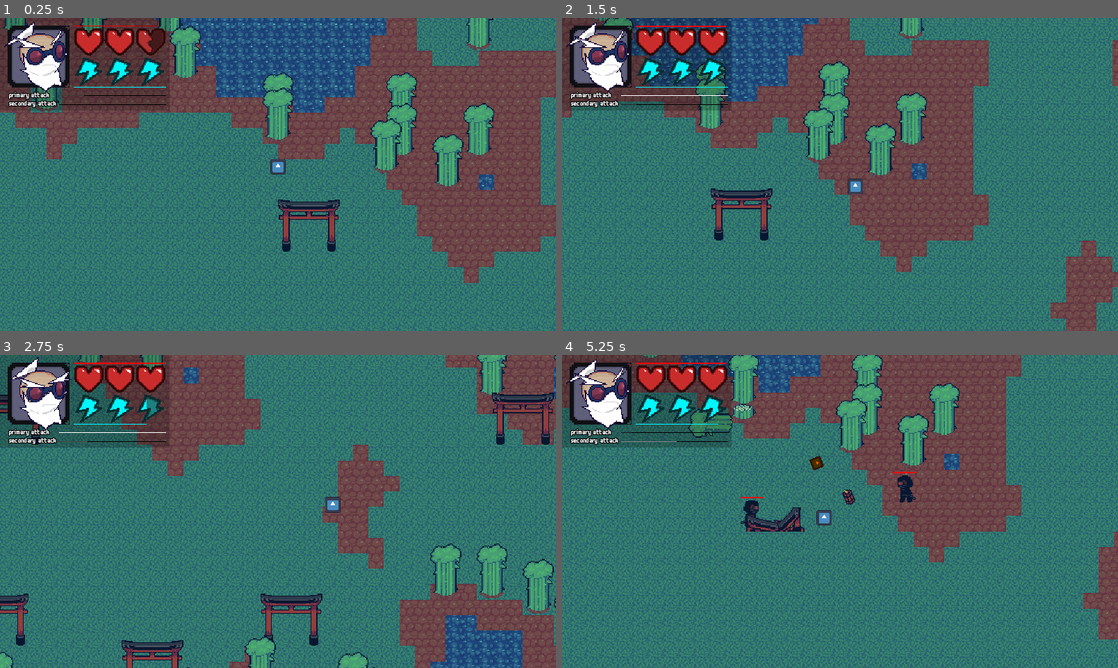
Above: before the commit, frames 1-4 (two rows, left to right).
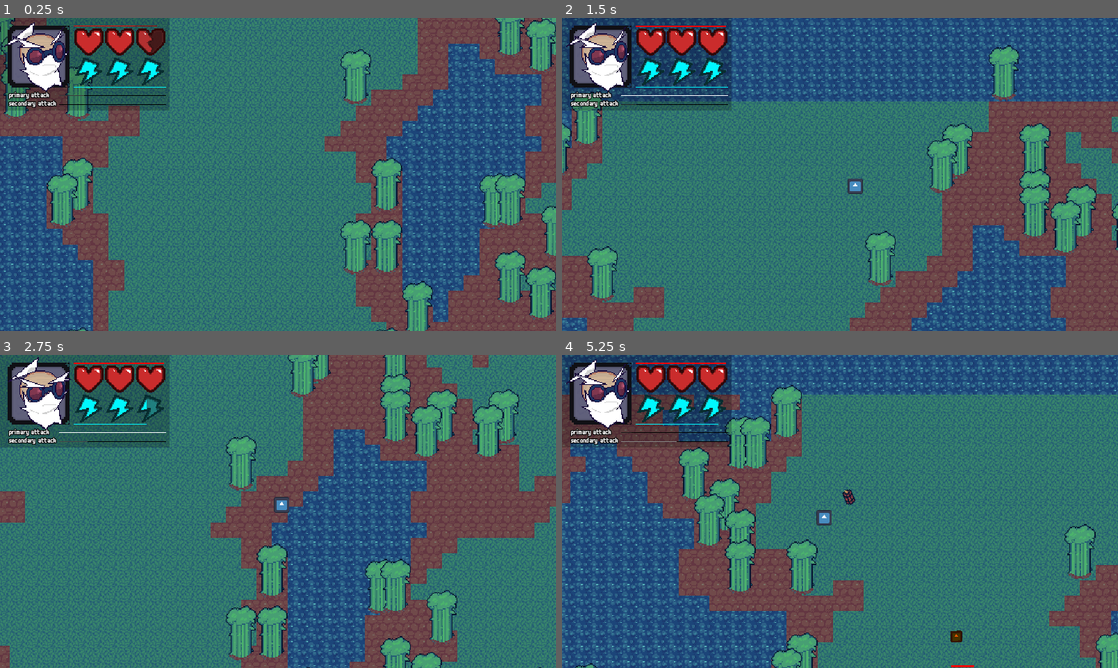
Above: after the commit, the same moments.

Repository: slotling/collateral-damage-gwj71
Game: Godot game, scene res://Scenes/Root/world.tscn
Two runs of this game, one before a commit and one after it. Both use one fixed random seed, a clock stepped at 60 frames per second and the inputs below. The engine's default icon, where the game draws it, is replaced by a stand-in: a white triangle on a blue panel in a dark square.
Inputs (mouse positions are in pixels of both pictures, inside the frame that each line leads up to):
- Up to frame 1 (0.25 s): no input
- Up to frame 2 (1.5 s): move the mouse to (962, 158) at 0.52 s; hold D (right) 0.53-1.28 s; click (962, 158) at 0.6 s; move the mouse to (728, 190) at 1.27 s; hold S (backward) from 1.28 s (still down); right-click (728, 190) at 1.35 s
- Up to frame 3 (2.75 s): move the mouse to (333, 442) at 2.02 s; release S (backward) at 2.03 s; hold D (right) from 2.03 s (still down); hold Shift (run) from 2.03 s (still down)
- Up to frame 4 (5.25 s): move the mouse to (812, 574) at 2.77 s; release D (right) at 2.78 s; release Shift (run) at 2.78 s; hold W (forward) 2.78-3.53 s; click (812, 574) at 2.85 s; move the mouse to (1006, 558) at 3.52 s; hold A (left) 3.53-5.03 s; right-click (1006, 558) at 3.6 s; move the mouse to (673, 464) at 4.27 s; tap Shift (run) at 4.35 s; move the mouse to (867, 511) at 5.02 s; hold S (backward) from 5.03 s (still down); click (867, 511) at 5.1 s

The runs differ from the first frame. In frame 1, 62% of the frame differs, in the area x 0-100%, y 0-100%; in frame 2, 55%; in frame 3, 58%; in frame 4, 61%.

Commit message:
OPTIMIZATION

Diff:
--- a/Resources/Tilesets/MainTileset.tres
+++ b/Resources/Tilesets/MainTileset.tres
@@ -1,8 +1,22 @@
-[gd_resource type="TileSet" load_steps=7 format=3 uid="uid://ceesdgnytboj8"]
+[gd_resource type="TileSet" load_steps=8 format=3 uid="uid://ceesdgnytboj8"]
 
 [ext_resource type="Texture2D" uid="uid://qwjb26svp7gc" path="res://Assets/Textures/NyomSprites.png" id="1_t2ng3"]
 [ext_resource type="Texture2D" uid="uid://bc87wc7sxfayf" path="res://Assets/Textures/water_tile.png" id="2_yjc13"]
 [ext_resource type="Texture2D" uid="uid://dy2punu48a7dr" path="res://Assets/Textures/dirt_tile.png" id="3_4g30n"]
+
+[sub_resource type="TileSetAtlasSource" id="TileSetAtlasSource_xo5gp"]
+texture = ExtResource("2_yjc13")
+texture_region_size = Vector2i(32, 32)
+0:0/animation_columns = 5
+0:0/animation_speed = 10.0
+0:0/animation_frame_0/duration = 1.0
+0:0/animation_frame_1/duration = 1.0
+0:0/animation_frame_2/duration = 1.0
+0:0/animation_frame_3/duration = 1.0
+0:0/animation_frame_4/duration = 1.0
+0:0/0 = 0
+0:0/0/physics_layer_0/linear_velocity = Vector2(0, 0)
+0:0/0/physics_layer_0/angular_velocity = 0.0
 
 [sub_resource type="TileSetAtlasSource" id="TileSetAtlasSource_rt2dc"]
 texture = ExtResource("1_t2ng3")
@@ -40,3 +54,4 @@
 sources/3 = SubResource("TileSetAtlasSource_rt2dc")
 sources/4 = SubResource("TileSetAtlasSource_fccle")
 sources/5 = SubResource("TileSetAtlasSource_oxf81")
+sources/0 = SubResource("TileSetAtlasSource_xo5gp")
--- a/Scenes/Entities/enemy.tscn
+++ b/Scenes/Entities/enemy.tscn
@@ -101,7 +101,6 @@
 health = 50
 max_health = 50
 regen = true
-seconds_to_regen = 5.0
 show_bar = true
 
 [node name="MovementHandler" parent="." instance=ExtResource("3_od5h0")]
--- a/Scenes/Generation/terrain.gd
+++ b/Scenes/Generation/terrain.gd
@@ -23,12 +23,14 @@
 const tile_source = [
 	4, # water tile
 	5, # dirt tile
-	3 # grass tile
+	3, # grass tile
+	0 # no collide water
 ]
 const tile_atlas_coords = [
 	Vector2(0, 0),
 	Vector2(0, 0),
-	Vector2(3, 7)
+	Vector2(3, 7),
+	Vector2(0, 0),
 ]
 
 func _ready():
@@ -77,7 +79,11 @@
 func generate_initial():
 	for x in range(size.x+border_width*2):
 		for y in range(size.y+border_width*2):
-			generate_tile(0, x-border_width, y-border_width)
+			generate_tile(3, x-border_width, y-border_width)
+
+	for x in range(size.x+1):
+		for y in range(size.y+1):
+			generate_tile(0, x-1, y-1)
 
 var navigation_vertices = []
 
@@ -88,6 +94,8 @@
 	tilemap.set_cell(0, tilepos, tile_source[value], tile_atlas_coords[value])
 
 	match value:
+		3: # no collide water tile
+			pass
 		0: # water tile
 			pass
 		1: # dirt tile
--- a/Scenes/Root/world.tscn
+++ b/Scenes/Root/world.tscn
@@ -1,9 +1,7 @@
 [gd_scene load_steps=4 format=3 uid="uid://dxacdto1scojh"]
 
 [ext_resource type="PackedScene" uid="uid://d3hrl4tjnukfe" path="res://Scenes/Generation/terrain.tscn" id="1_r6r10"]
-
 [ext_resource type="PackedScene" uid="uid://djorhqqn1rked" path="res://Scenes/Entities/Characters/demolitionist_player.tscn" id="3_tncp8"]
-
 [ext_resource type="PackedScene" uid="uid://14wcwtgp2v2v" path="res://Handlers/wave_handler.tscn" id="4_apm3v"]
 
 [node name="World" type="Node2D" groups=["main"]]
@@ -14,7 +12,6 @@
 
 [node name="Terrain" parent="." instance=ExtResource("1_r6r10")]
 z_index = -2
-debugNoRelocate = true
 size = Vector2(100, 100)
 
 [node name="DemolitionistPlayer" parent="." instance=ExtResource("3_tncp8")]
Not shown, added: Scenes/Generation/terA0D2.tmp
